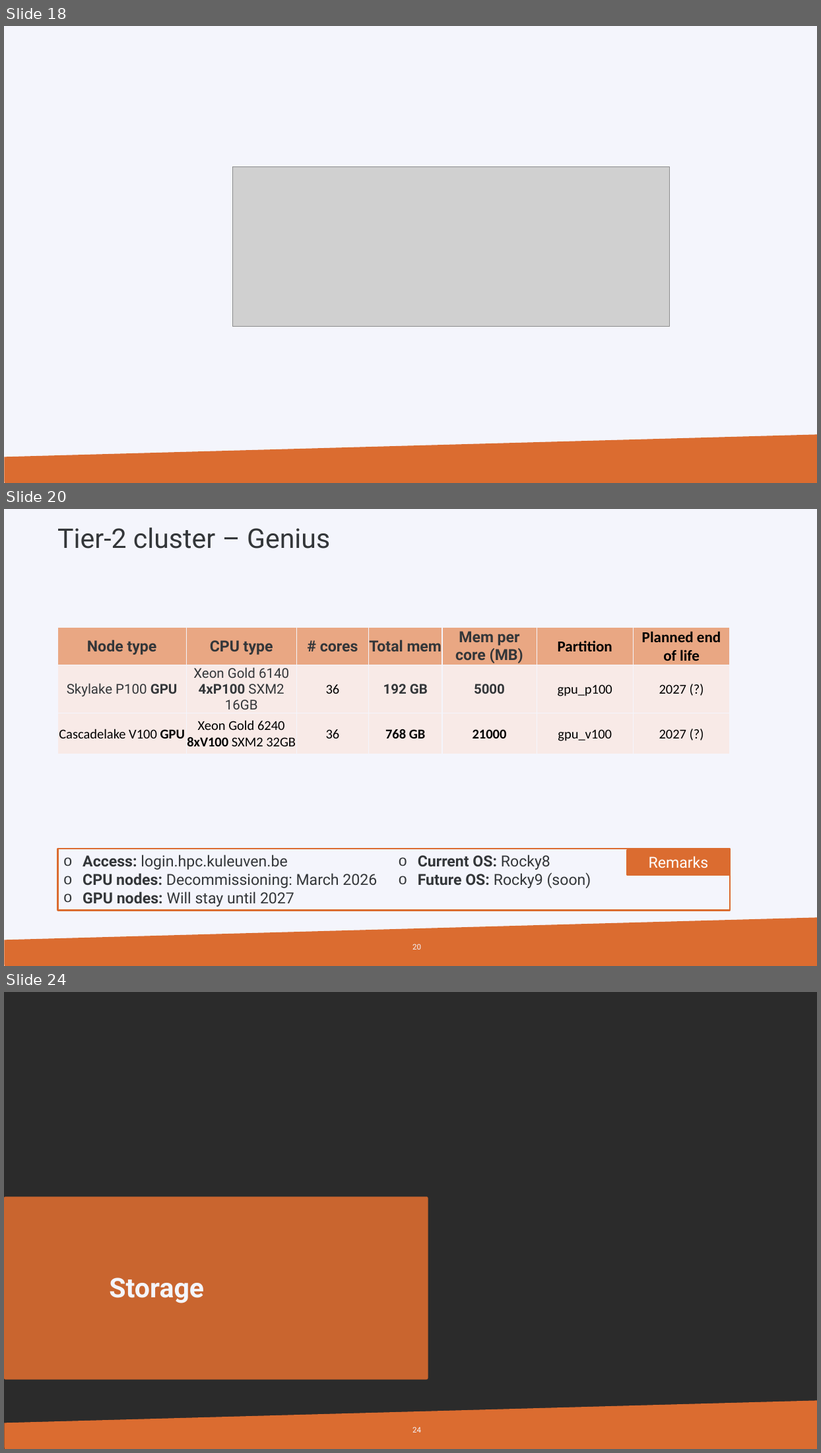
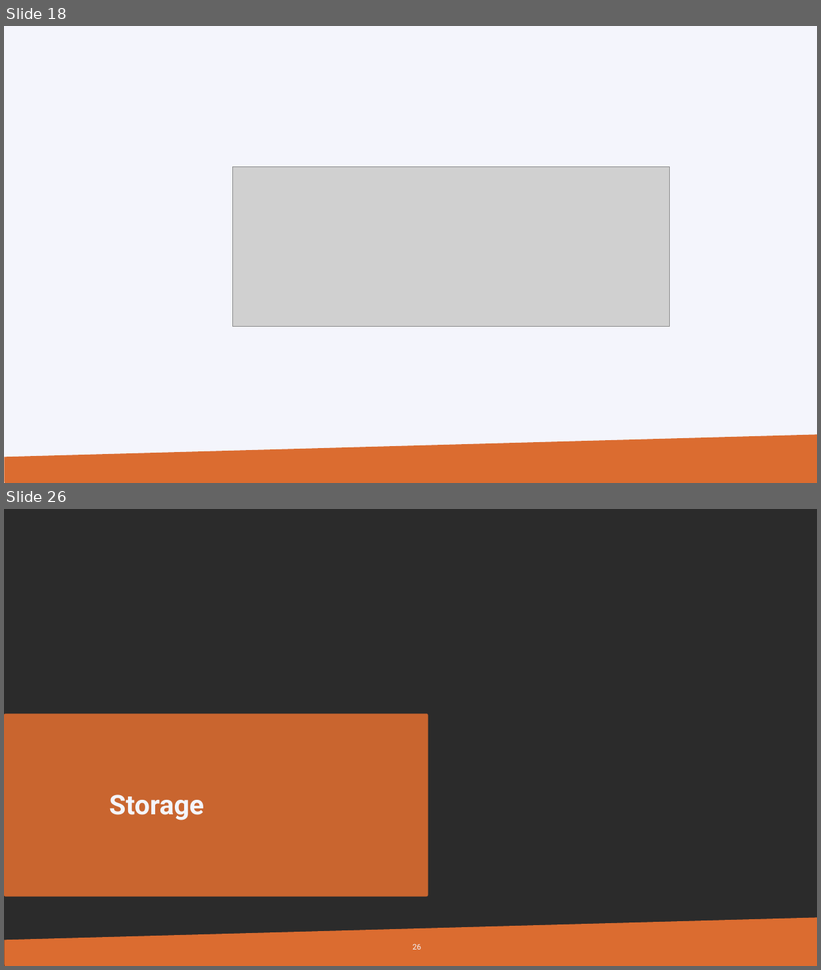
Before and after one commit to hpcleuven/HPC-intro, a slide deck: HPCintro.pptx. Shown one above the other, each under a label of ours: slides 18, 20 and 24 before the commit, slides 18 and 26 after it; the slides between them are not shown. The pictures are 821x1453 and 821x970 pixels, drawn with LibreOffice and Linux fonts; fonts in the diff are those of the drawing; grey boxes stand for pictures; background and template pictures are left out; a plain dark background stands for a picture behind light text. Boxes give left, top, right and bottom in pixels: in the first picture for what was removed or moved away, otherwise in the second. Text is boxed around its words. In the diff, an @@ line names an element or a change of style, - is before the commit and + after.

Commit message:
Update HPC intro slides.
This update contains changes relating to addition of Mindwell and the integration the Genius GPU resources into wICE.

```diff
--- a/HPCintro.pptx
+++ b/HPCintro.pptx
@@ slide 20 removed at [4,509,817,966], background #F4F5FC; not listed: 1 template element that a slide beside it also shows @@
@@ text removed at [57,527,330,549] @@
-Tier-2 cluster – Genius
@@ table removed at [57,627,730,755], 3 rows, 7 columns @@
-Node type | CPU type | # cores | Total mem | Mem per core (MB) | Partition | Planned end of life
-Skylake P100 GPU | Xeon Gold 6140 / 4xP100 SXM2 16GB | 36 | 192 GB | 5000 | gpu_p100 | 2027 (?)
-Cascadelake V100 GPU | Xeon Gold 6240 8xV100 SXM2 32GB | 36 | 768 GB | 21000 | gpu_v100 | 2027 (?)
@@ rectangle removed at [57,850,730,911] @@
-o Access: login.hpc.kuleuven.be
-o CPU nodes: Decommissioning: March 2026
-o GPU nodes: Will stay until 2027
-o Current OS: Rocky8
-o Future OS: Rocky9 (soon)
@@ rectangle removed at [628,851,731,875] @@
-Remarks
@@ page number removed at [413,944,421,950] @@
-20
@@ what was slide 24 is now slide 26 @@
@@ page number at [413,944,421,950]: text changed @@
-24
+26
```
Also in this commit, not shown: 20 slides changed, 5 slides added, 2 other slides removed, 1 other file.
